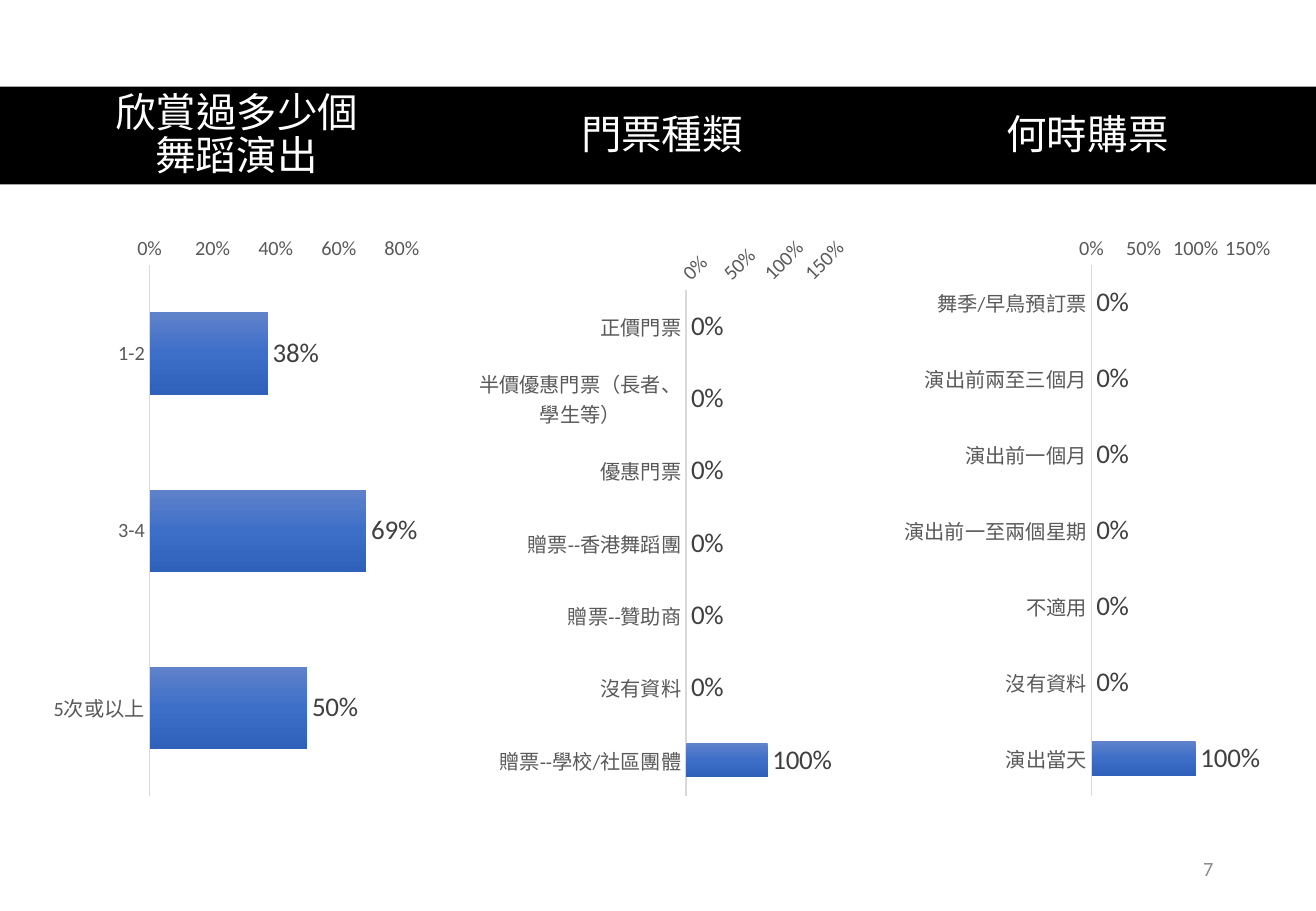
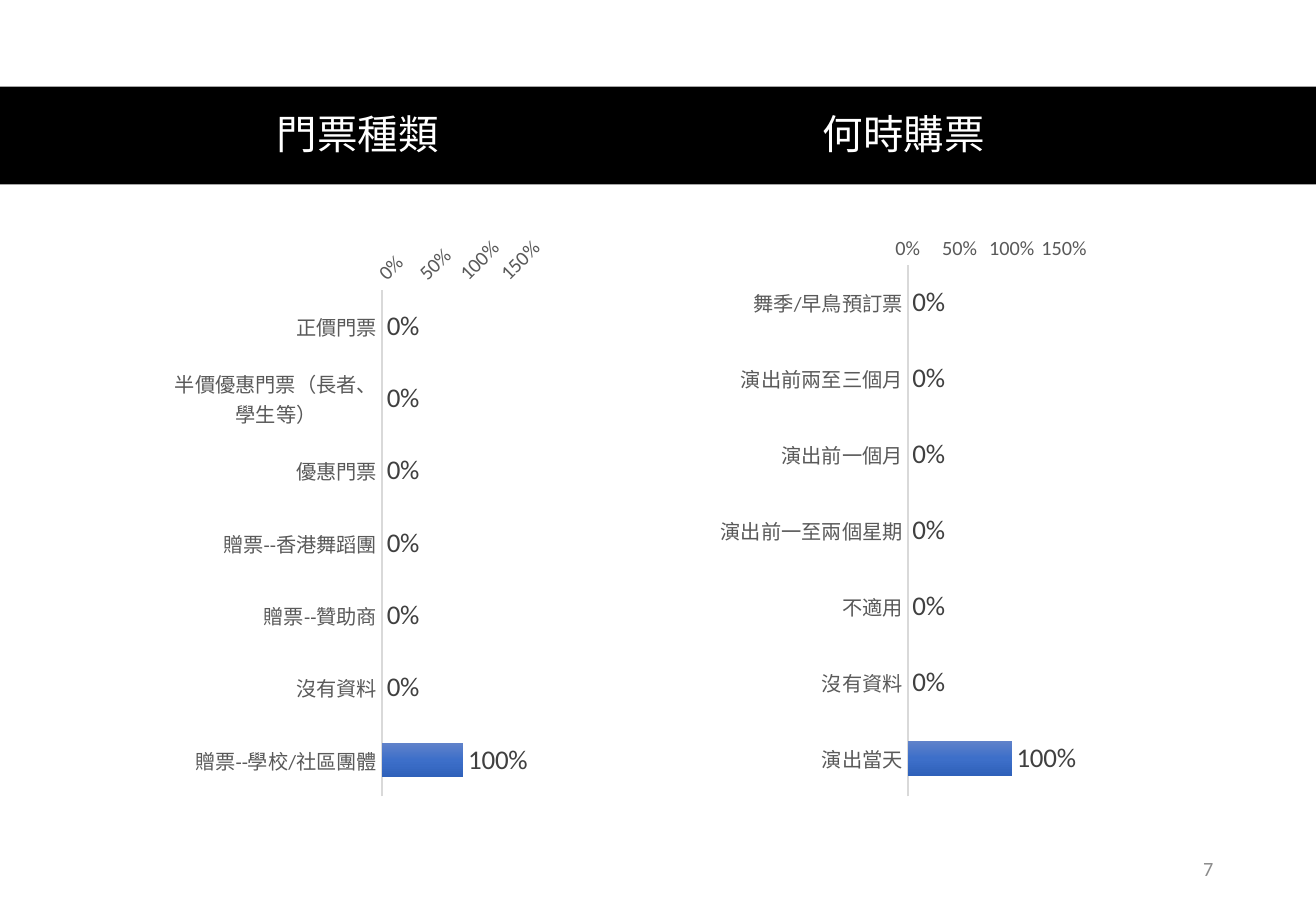
Before and after one commit to wintonau/hkdance2026a, a slide deck: slide 7 of app/static/HKDANCE2025-非首次觀賞.pptx. Drawn at 1316x911 pixels with LibreOffice and Linux fonts; fonts in the diff are those of the drawing. Boxes give left, top, right and bottom in pixels: in the first picture for what was removed or moved away, otherwise in the second. Text is boxed around its words. In the diff, an @@ line names an element or a change of style, - is before the commit and + after.

```diff
--- a/app/static/HKDANCE2025-非首次觀賞.pptx
+++ b/app/static/HKDANCE2025-非首次觀賞.pptx
@@ title removed at <box>115,85,358,174</box> @@
-欣賞過多少個舞蹈演出
@@ text "門票種類": place and size @@
-text "門票種類" at <box>581,115,743,153</box>
+text "門票種類" at <box>277,115,439,153</box>
@@ text "何時購票": place and size @@
-text "何時購票" at <box>1007,115,1169,153</box>
+text "何時購票" at <box>823,115,985,153</box>
@@ bar chart removed at <box>46,225,428,809</box> @@
-categories: 1-2, 3-4, 5次或以上
-Series 1: 0.38, 0.69, 0.5
@@ bar chart: place and size @@
-bar chart at <box>471,225,853,809</box>
+bar chart at <box>168,225,549,809</box>
@@ bar chart: place and size @@
-bar chart at <box>897,225,1278,809</box>
+bar chart at <box>713,225,1095,809</box>
```
Also in this commit, not shown: 1 other slide changed, 2 slides removed, 10 other files.
